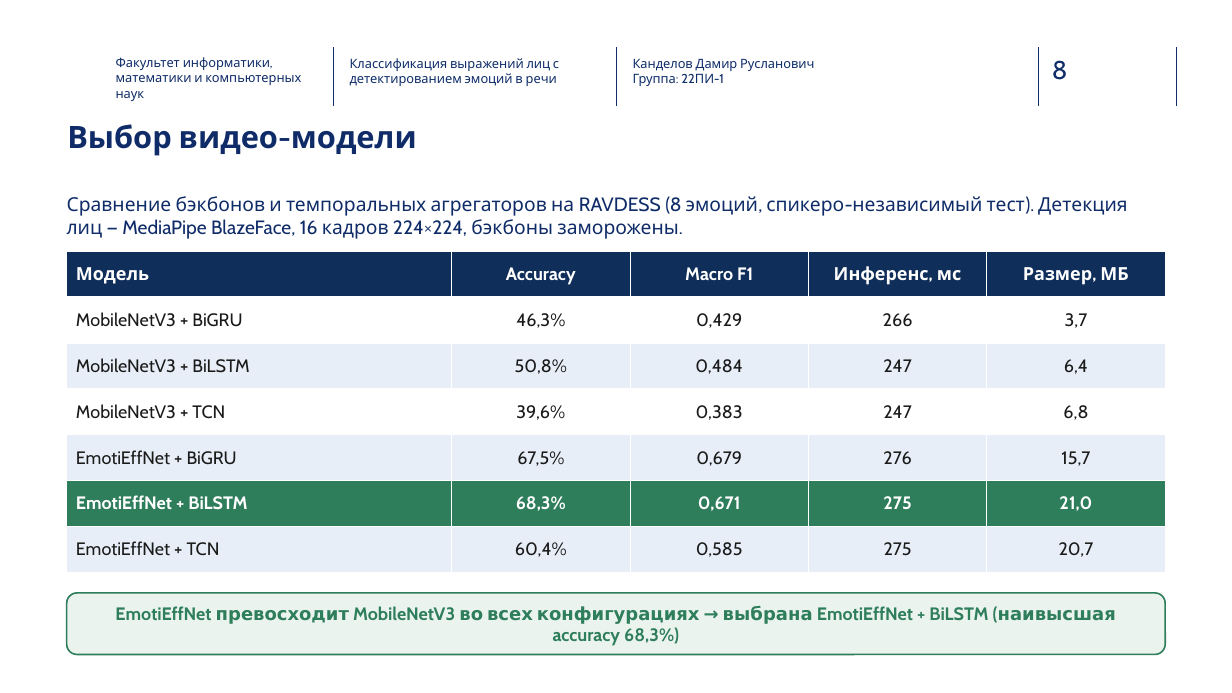
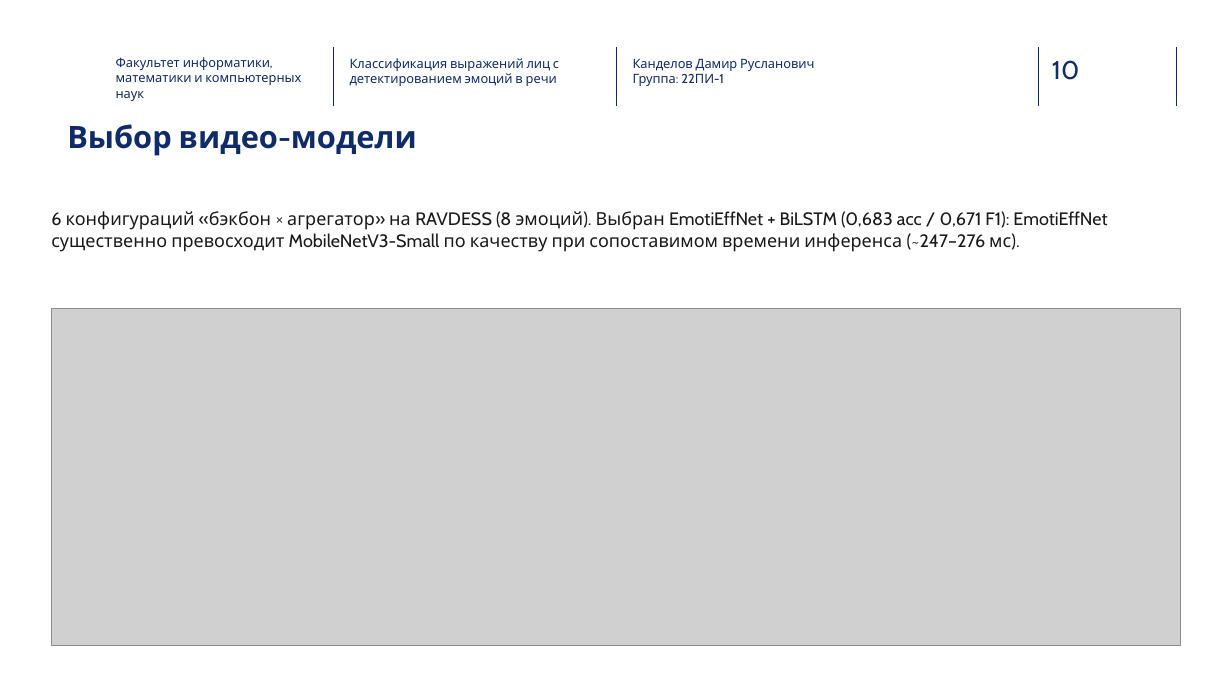
Before and after one commit to Kaparya/Classification-of-Facial-Expressions, a slide deck: slide 10 of Diploma_presentation.pptx (slide 8 before the commit). Drawn at 1232x693 pixels with LibreOffice and Linux fonts; fonts in the diff are those of the drawing; grey boxes stand for pictures; background and template pictures are left out. Boxes give left, top, right and bottom in pixels: in the first picture for what was removed or moved away, otherwise in the second. Text is boxed around its words. In the diff, an @@ line names an element or a change of style, - is before the commit and + after.

```diff
--- a/Diploma_presentation.pptx
+++ b/Diploma_presentation.pptx
@@ page number at bbox=[1052, 60, 1079, 80]: text changed @@
-8
+10
@@ text removed at bbox=[67, 196, 1127, 239] @@
-Сравнение бэкбонов и темпоральных агрегаторов на RAVDESS (8 эмоций, спикеро-независимый тест). Детекция лиц — MediaPipe BlazeFace, 16 кадров 224×224, бэкбоны заморожены.
@@ text added at bbox=[51, 211, 1107, 252], 14 pt, text #1A1A1A @@
+6 конфигураций «бэкбон × агрегатор» на RAVDESS (8 эмоций). Выбран EmotiEffNet + BiLSTM (0,683 acc / 0,671 F1): EmotiEffNet существенно превосходит MobileNetV3-Small по качеству при сопоставимом времени инференса (~247–276 мс).
@@ table removed at bbox=[67, 251, 1165, 572], 7 rows, 5 columns @@
-Модель | Accuracy | Macro F1 | Инференс, мс | Размер, МБ
-MobileNetV3 + BiGRU | 46,3% | 0,429 | 266 | 3,7
-MobileNetV3 + BiLSTM | 50,8% | 0,484 | 247 | 6,4
-MobileNetV3 + TCN | 39,6% | 0,383 | 247 | 6,8
-EmotiEffNet + BiGRU | 67,5% | 0,679 | 276 | 15,7
-EmotiEffNet + BiLSTM | 68,3% | 0,671 | 275 | 21,0
-EmotiEffNet + TCN | 60,4% | 0,585 | 275 | 20,7
@@ picture added at bbox=[52, 308, 1181, 645] @@
@@ rounded rectangle removed at bbox=[67, 593, 1165, 655] @@
-EmotiEffNet превосходит MobileNetV3 во всех конфигурациях → выбрана EmotiEffNet + BiLSTM (наивысшая accuracy 68,3%)
```
Also in this commit, not shown: 5 other slides changed, 6 slides added, 9 slides removed, 1 other file.
